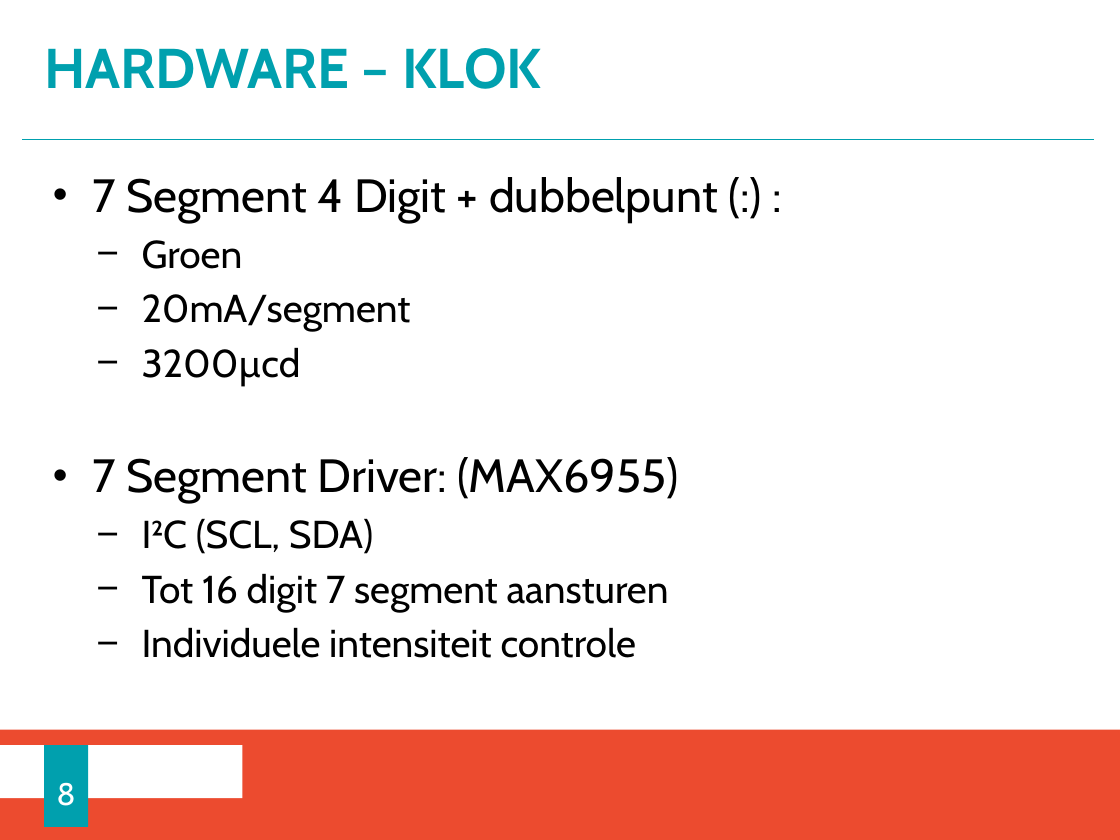
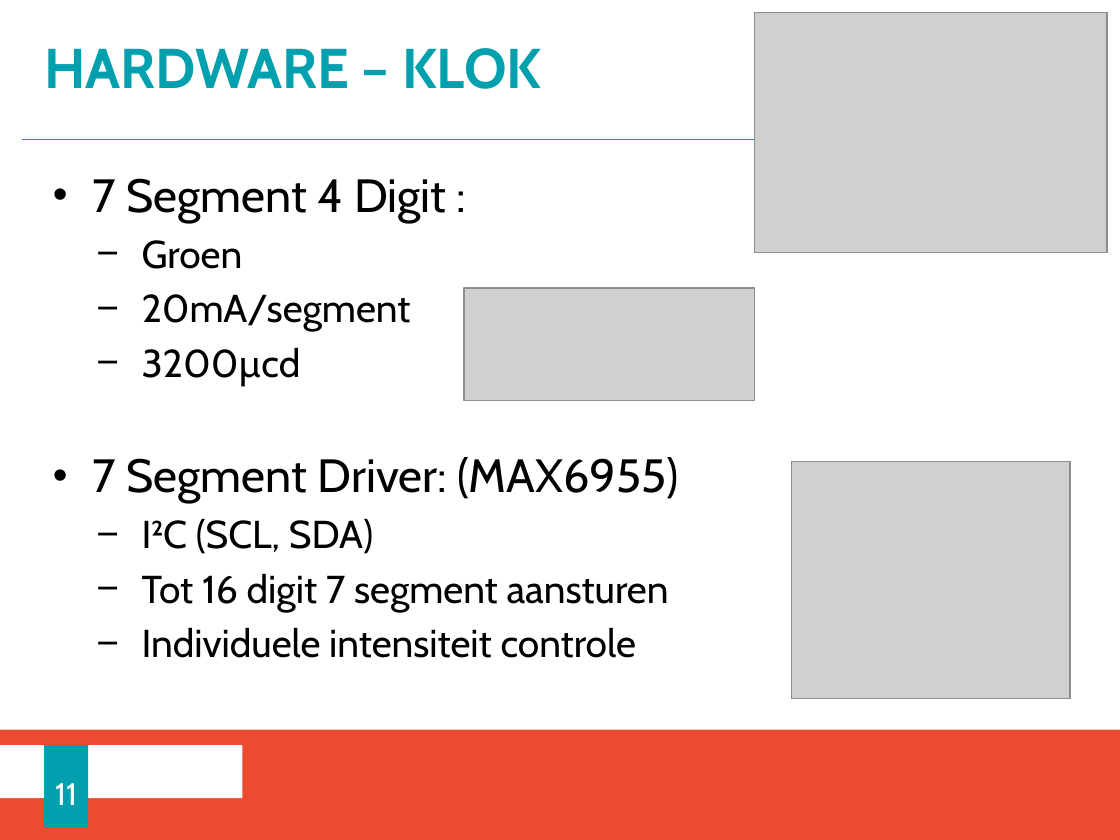
Before and after one commit to HeMatthias/E-Schaakbord, a slide deck: slide 11 of Schaakbord_PPT.pptx (slide 8 before the commit). Drawn at 1120x840 pixels with LibreOffice and Linux fonts; fonts in the diff are those of the drawing; grey boxes stand for pictures; background and template pictures are left out. Boxes give left, top, right and bottom in pixels: in the first picture for what was removed or moved away, otherwise in the second. Text is boxed around its words. In the diff, an @@ line names an element or a change of style, - is before the commit and + after.

```diff
--- a/Schaakbord_PPT.pptx
+++ b/Schaakbord_PPT.pptx
@@ picture added at (754, 12, 1107, 252) @@
@@ text at (93, 178, 446, 223): text changed @@
-• 7 Segment 4 Digit + dubbelpunt (:) :
+• 7 Segment 4 Digit :
@@ picture added at (464, 288, 754, 400) @@
@@ picture added at (791, 462, 1070, 699) @@
@@ page number at (55, 783, 77, 805): text changed @@
-8
+11
```
Also in this commit, not shown: 7 other slides changed, 4 slides added, 10 slides removed, 14 other files.
